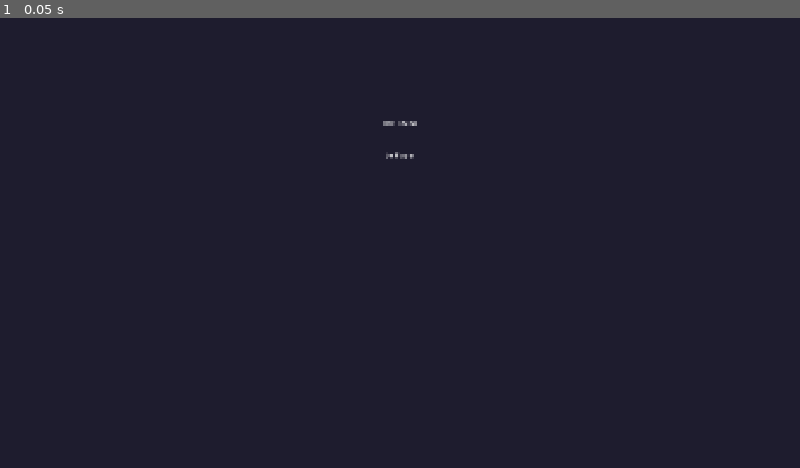
Above: before the commit, frame 1.
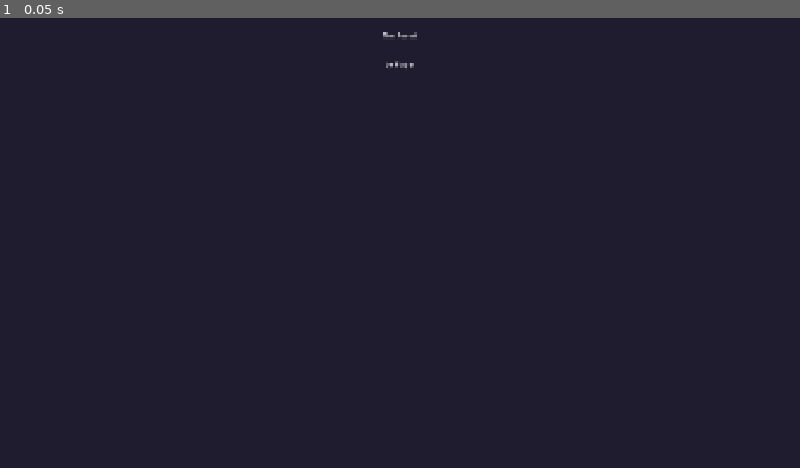
Above: after the commit, the same moment.

Repository: mjdegue/emoji-on-party
Game: Godot game, scene res://scenes/reveal_scene.tscn
The game is run twice, just before and just after one commit, with the same random seed, the same clock (stepped at 60 frames per second) and the same inputs. This scene is started directly instead of the project's main scene.
Inputs:
- Up to frame 1 (0.05 s): no input

The runs differ from the first frame. In frame 1, 0.1% of the frame differs, in the area x 47-53%, y 3-32%.

Commit message:
Drawful-style reveal: center stage with dismiss-to-side
Active card appears large and centered in the ActiveArea.
After being revealed as fake, it shrinks and fades out, then a
small summary (phrase + author name in their color) appears in
the DismissedArea at the bottom.

The real answer stays center stage with a large green "THE REAL
ANSWER!" heading — never dismissed.

Layout: header/emoji at top, ActiveArea (expanding center) for
the current card, DismissedArea (HBox) collecting small dismissed
fakes, countdown at the bottom.

Co-Authored-By: Claude Opus 4.6 (1M context) <noreply@anthropic.com>

Diff:
--- a/godot/scenes/reveal_scene.tscn
+++ b/godot/scenes/reveal_scene.tscn
@@ -20,18 +20,16 @@
 
 [node name="VBox" type="VBoxContainer" parent="."]
 layout_mode = 1
-anchors_preset = 8
-anchor_left = 0.5
-anchor_top = 0.5
-anchor_right = 0.5
-anchor_bottom = 0.5
-offset_left = -500.0
-offset_top = -300.0
-offset_right = 500.0
-offset_bottom = 300.0
+anchors_preset = 15
+anchor_right = 1.0
+anchor_bottom = 1.0
+offset_left = 60.0
+offset_top = 30.0
+offset_right = -60.0
+offset_bottom = -30.0
 grow_horizontal = 2
 grow_vertical = 2
-theme_override_constants/separation = 16
+theme_override_constants/separation = 12
 
 [node name="Header" type="Label" parent="VBox"]
 layout_mode = 2
@@ -48,9 +46,13 @@
 text = "by Player"
 horizontal_alignment = 1
 
-[node name="PhraseList" type="VBoxContainer" parent="VBox"]
+[node name="ActiveArea" type="CenterContainer" parent="VBox"]
 layout_mode = 2
-theme_override_constants/separation = 8
+size_flags_vertical = 3
+
+[node name="DismissedArea" type="HBoxContainer" parent="VBox"]
+layout_mode = 2
+theme_override_constants/separation = 12
 
 [node name="Countdown" type="Label" parent="VBox"]
 layout_mode = 2
--- a/godot/scripts/reveal_scene.gd
+++ b/godot/scripts/reveal_scene.gd
@@ -5,19 +5,22 @@
 @onready var header_label: Label = $VBox/Header
 @onready var emoji_display: Label = $VBox/EmojiDisplay
 @onready var author_label: Label = $VBox/AuthorLabel
-@onready var card_container: VBoxContainer = $VBox/PhraseList
+@onready var active_area: CenterContainer = $VBox/ActiveArea
+@onready var dismissed_area: HBoxContainer = $VBox/DismissedArea
 @onready var countdown_label: Label = $VBox/Countdown
 @onready var background: ColorRect = $Background
 
 var _players_ref := {}
 var _countdown := 5.0
 var _counting_down := false
+var _active_card: PanelContainer = null
 
 const VOTE_TICK_DELAY := 0.5
 const VOTER_SHOW_DELAY := 0.7
 const POST_SHAKE_PAUSE := 0.8
 const BETWEEN_CARDS_PAUSE := 2.5
 const POST_SEQUENCE_COUNTDOWN := 5.0
+const DISMISS_DURATION := 0.5
 
 
 func setup(emoji: String, author_name: String, phrases: Array, players_data: Dictionary = {}) -> void:
@@ -36,16 +39,16 @@
 	emoji_display.text = emoji
 	author_label.text = "by %s" % author_name
 
-	for child in card_container.get_children():
+	for child in active_area.get_children():
 		child.queue_free()
+	for child in dismissed_area.get_children():
+		child.queue_free()
 
 	UI.fade_in(self, 0.3)
-
 	_run_sequence(phrases)
 
 
 func _run_sequence(phrases: Array) -> void:
-	# Sort: fakes with votes (ascending), then the real answer last
 	var fakes_with_votes: Array = []
 	var real_phrase: Dictionary = {}
 
@@ -60,63 +63,91 @@
 	for phrase in fakes_with_votes:
 		if not is_inside_tree():
 			return
-		await _reveal_single(phrase)
+		await _reveal_single(phrase, false)
+		await _dismiss_active_card(phrase)
+		if not is_inside_tree():
+			return
 		await get_tree().create_timer(BETWEEN_CARDS_PAUSE).timeout
 
 	if not real_phrase.is_empty() and is_inside_tree():
-		await _reveal_single(real_phrase)
-		await get_tree().create_timer(BETWEEN_CARDS_PAUSE).timeout
-
-	# Start post-sequence countdown
+		await _reveal_single(real_phrase, true)
+		if is_inside_tree():
+			await get_tree().create_timer(BETWEEN_CARDS_PAUSE).timeout
+
 	if is_inside_tree():
 		_countdown = POST_SEQUENCE_COUNTDOWN
 		_counting_down = true
 
 
-func _reveal_single(phrase: Dictionary) -> void:
-	var is_real: bool = phrase["isReal"]
+func _reveal_single(phrase: Dictionary, is_final: bool) -> void:
 	var text: String = phrase["phrase"]
 	var vote_count: int = phrase["selectionCount"]
 	var voters: Array = phrase.get("selectedBy", [])
 	var author_id: String = phrase.get("user", "")
 	var phrase_author_name: String = phrase.get("userName", "")
-
-	# --- Step 1: Card appears with just the text ---
-	var panel = UI.make_panel(card_container, UI.SURFACE_COLOR)
+	var is_real: bool = phrase["isReal"]
+
+	# Clear previous active card
+	for child in active_area.get_children():
+		child.queue_free()
+
+	# --- Step 1: Card appears center stage ---
+	var panel := PanelContainer.new()
+	var style := StyleBoxFlat.new()
+	style.bg_color = UI.SURFACE_COLOR
+	style.corner_radius_top_left = 16
+	style.corner_radius_top_right = 16
+	style.corner_radius_bottom_left = 16
+	style.corner_radius_bottom_right = 16
+	style.content_margin_left = 40
+	style.content_margin_right = 40
+	style.content_margin_top = 24
+	style.content_margin_bottom = 24
+	panel.add_theme_stylebox_override("panel", style)
+	panel.custom_minimum_size = Vector2(700, 0)
+	active_area.add_child(panel)
+	_active_card = panel
+
 	var vbox := VBoxContainer.new()
 	vbox.size_flags_horizontal = Control.SIZE_EXPAND_FILL
-	vbox.add_theme_constant_override("separation", 8)
+	vbox.add_theme_constant_override("separation", 10)
 	panel.add_child(vbox)
 
 	var text_label := Label.new()
 	text_label.size_flags_horizontal = Control.SIZE_EXPAND_FILL
-	UI.style_label(text_label, UI.FONT_BODY, UI.TEXT_COLOR)
+	text_label.horizontal_alignment = HORIZONTAL_ALIGNMENT_CENTER
+	UI.style_label(text_label, UI.FONT_SUBHEADING, UI.TEXT_COLOR)
 	text_label.text = text
 	text_label.autowrap_mode = TextServer.AUTOWRAP_WORD_SMART
 	vbox.add_child(text_label)
 
 	var info_hbox := HBoxContainer.new()
 	info_hbox.size_flags_horizontal = Control.SIZE_EXPAND_FILL
+	info_hbox.alignment = BoxContainer.ALIGNMENT_CENTER
 	vbox.add_child(info_hbox)
 
 	var vote_label := Label.new()
-	vote_label.size_flags_horizontal = Control.SIZE_EXPAND_FILL
-	UI.style_label(vote_label, UI.FONT_SMALL, UI.TEXT_MUTED)
+	UI.style_label(vote_label, UI.FONT_BODY, UI.TEXT_MUTED)
 	vote_label.text = ""
 	info_hbox.add_child(vote_label)
 
+	var voters_vbox := VBoxContainer.new()
+	voters_vbox.size_flags_horizontal = Control.SIZE_EXPAND_FILL
+	voters_vbox.add_theme_constant_override("separation", 4)
+	vbox.add_child(voters_vbox)
+
 	var verdict_label := Label.new()
-	UI.style_label(verdict_label, UI.FONT_SMALL, UI.TEXT_MUTED)
+	verdict_label.horizontal_alignment = HORIZONTAL_ALIGNMENT_CENTER
+	UI.style_label(verdict_label, UI.FONT_BODY, UI.TEXT_MUTED)
 	verdict_label.text = ""
-	verdict_label.horizontal_alignment = HORIZONTAL_ALIGNMENT_RIGHT
-	info_hbox.add_child(verdict_label)
-
-	UI.slide_in_from_bottom(panel, 0.4)
+	vbox.add_child(verdict_label)
+
+	UI.slide_in_from_bottom(panel, 0.5)
 	await get_tree().create_timer(1.2).timeout
 	if not is_inside_tree():
 		return
 
-	# --- Step 2: Count up votes ---
+	# --- Step 2: Count votes ---
 	if vote_count == 0:
 		vote_label.text = "0 votes"
 		await get_tree().create_timer(0.6).timeout
@@ -133,17 +164,18 @@
 	if not is_inside_tree():
 		return
 
-	# --- Step 3: Show who voted for it ---
+	# --- Step 3: Show voters ---
 	for voter_id in voters:
 		if not is_inside_tree():
 			return
 		var voter_name := _get_player_name(voter_id)
 		var voter_color := _get_player_color(voter_id)
 		var voter_label := Label.new()
+		voter_label.horizontal_alignment = HORIZONTAL_ALIGNMENT_CENTER
 		UI.style_label(voter_label, UI.FONT_SMALL, voter_color)
-		voter_label.text = "    %s" % voter_name
-		vbox.add_child(voter_label)
-		UI.fade_in(voter_label, 0.2)
+		voter_label.text = voter_name
+		voters_vbox.add_child(voter_label)
+		UI.fade_in(voter_label, 0.25)
 		await get_tree().create_timer(VOTER_SHOW_DELAY).timeout
 
 	if not is_inside_tree():
@@ -157,18 +189,73 @@
 
 	# --- Step 5: Reveal verdict ---
 	if is_real:
-		var style = panel.get_theme_stylebox("panel")
-		if style is StyleBoxFlat:
-			var new_style: StyleBoxFlat = style.duplicate()
-			new_style.bg_color = Color(0.15, 0.3, 0.15)
-			panel.add_theme_stylebox_override("panel", new_style)
-		UI.style_label(text_label, UI.FONT_BODY, UI.SUCCESS)
-		verdict_label.text = "REAL!"
-		UI.style_label(verdict_label, UI.FONT_BODY, UI.SUCCESS)
+		style.bg_color = Color(0.12, 0.35, 0.12)
+		panel.add_theme_stylebox_override("panel", style)
+		UI.style_label(text_label, UI.FONT_HEADING, UI.SUCCESS)
+		verdict_label.text = "THE REAL ANSWER!"
+		UI.style_label(verdict_label, UI.FONT_SUBHEADING, UI.SUCCESS)
 	else:
 		var fake_color := _get_player_color(author_id)
-		verdict_label.text = "FAKE — %s" % phrase_author_name
-		UI.style_label(verdict_label, UI.FONT_SMALL, fake_color)
+		verdict_label.text = "FAKE — by %s" % phrase_author_name
+		UI.style_label(verdict_label, UI.FONT_BODY, fake_color)
+
+
+func _dismiss_active_card(phrase: Dictionary) -> void:
+	if _active_card == null or not is_inside_tree():
+		return
+
+	var card := _active_card
+	_active_card = null
+
+	# Animate shrinking
+	var tween := card.create_tween()
+	tween.set_parallel(true)
+	tween.tween_property(card, "modulate:a", 0.0, DISMISS_DURATION).set_ease(Tween.EASE_IN)
+	tween.tween_property(card, "scale", Vector2(0.7, 0.7), DISMISS_DURATION).set_ease(Tween.EASE_IN)
+	await tween.finished
+
+	if not is_inside_tree():
+		return
+
+	# Remove the big card
+	card.queue_free()
+
+	# Add a small summary to the dismissed area
+	var author_id: String = phrase.get("user", "")
+	var phrase_author_name: String = phrase.get("userName", "")
+	var fake_color := _get_player_color(author_id)
+
+	var mini_panel := PanelContainer.new()
+	var mini_style := StyleBoxFlat.new()
+	mini_style.bg_color = UI.SURFACE_LIGHT
+	mini_style.corner_radius_top_left = 10
+	mini_style.corner_radius_top_right = 10
+	mini_style.corner_radius_bottom_left = 10
+	mini_style.corner_radius_bottom_right = 10
+	mini_style.content_margin_left = 14
+	mini_style.content_margin_right = 14
+	mini_style.content_margin_top = 8
+	mini_style.content_margin_bottom = 8
+	mini_panel.add_theme_stylebox_override("panel", mini_style)
+	mini_panel.size_flags_horizontal = Control.SIZE_EXPAND_FILL
+	dismissed_area.add_child(mini_panel)
+
+	var mini_vbox := VBoxContainer.new()
+	mini_vbox.add_theme_constant_override("separation", 2)
+	mini_panel.add_child(mini_vbox)
+
+	var mini_text := Label.new()
+	UI.style_label(mini_text, UI.FONT_SMALL, UI.TEXT_MUTED)
+	mini_text.text = phrase["phrase"]
+	mini_text.text_overrun_behavior = TextServer.OVERRUN_TRIM_ELLIPSIS
+	mini_vbox.add_child(mini_text)
+
+	var mini_author := Label.new()
+	UI.style_label(mini_author, 14, fake_color)
+	mini_author.text = phrase_author_name
+	mini_vbox.add_child(mini_author)
+
+	UI.fade_in(mini_panel, 0.3)
 
 
 func _shake(node: Control) -> void:
